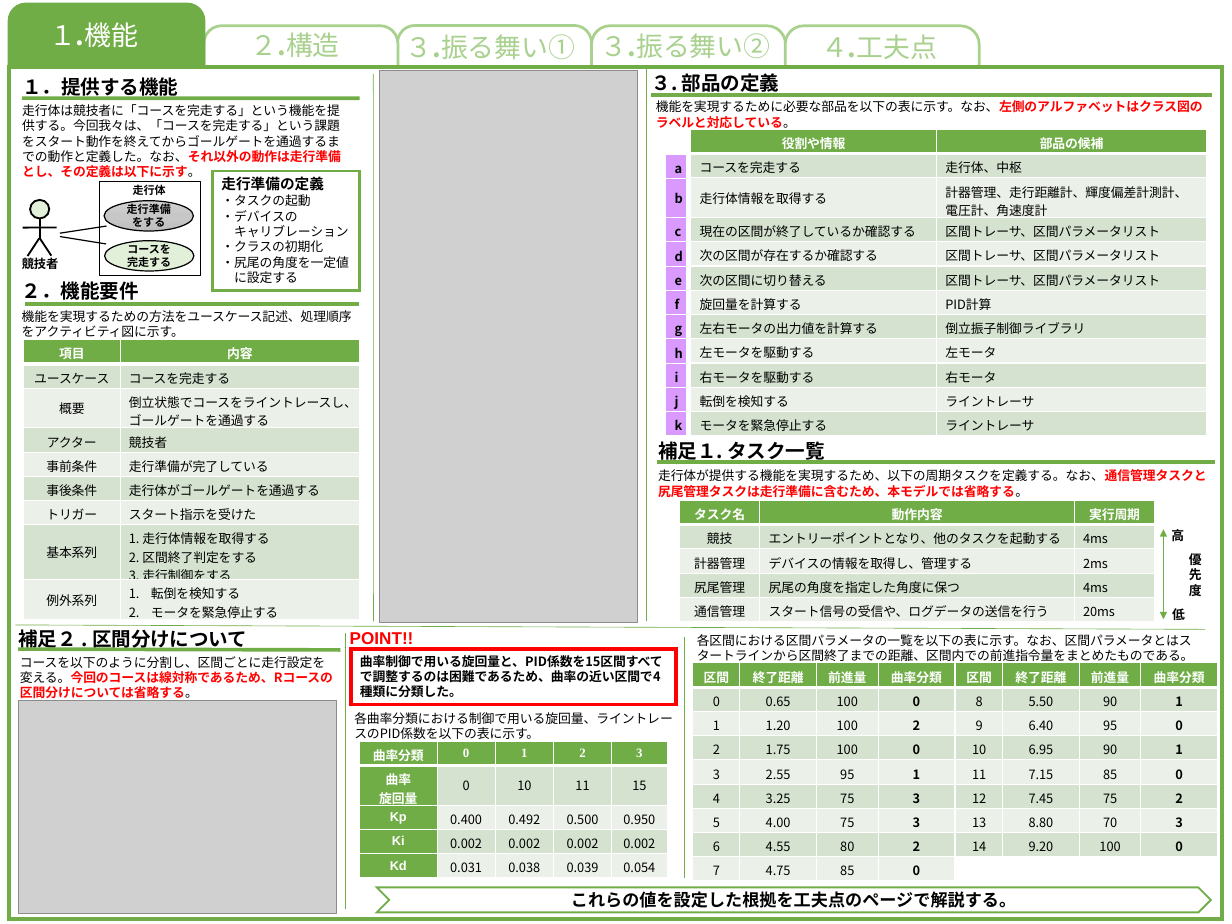
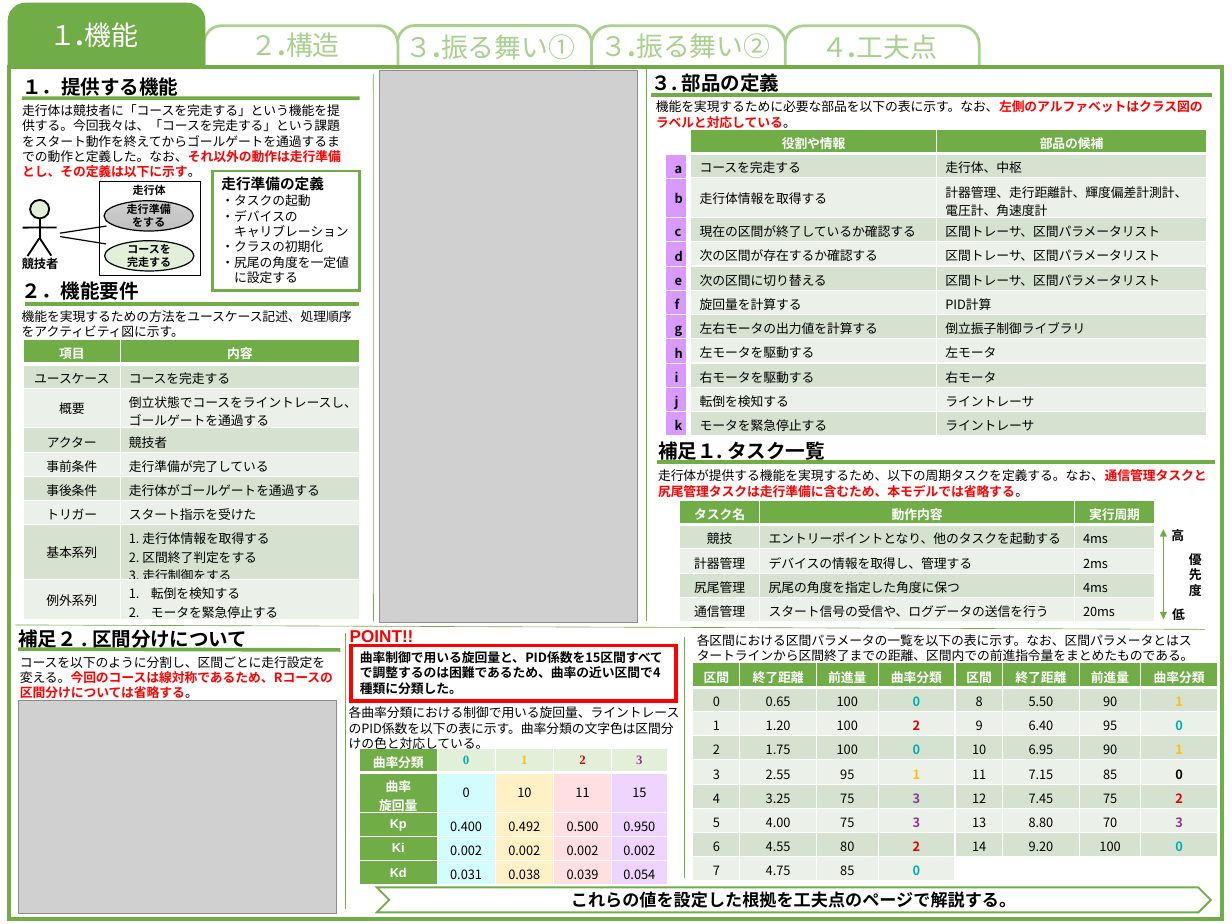
Before and after one commit to akita-lab-2019/model, a slide deck: slide 1 of 完成モデル/機能モデル.pptx. Drawn at 1232x924 pixels with LibreOffice and Linux fonts; fonts in the diff are those of the drawing; grey boxes stand for pictures. Boxes give left, top, right and bottom in pixels: in the first picture for what was removed or moved away, otherwise in the second. Text is boxed around its words. In the diff, an @@ line names an element or a change of style, - is before the commit and + after.

Commit message:
update: 補足２の表の色を変更

```diff
--- a/完成モデル/機能モデル.pptx
+++ b/完成モデル/機能モデル.pptx
@@ rectangle "曲率制御で用いる旋回量と、PID係数を15区間すべてで調整するのは困難であるため、曲率の近い区間で4種類に分類した。": place and size @@
-rectangle "曲率制御で用いる旋回量と、PID係数を15区間すべてで調整するのは困難であるため、曲率の近い区間で4種類に分類した。" at <box>351,649,676,705</box>
+rectangle "曲率制御で用いる旋回量と、PID係数を15区間すべてで調整するのは困難であるため、曲率の近い区間で4種類に分類した。" at <box>351,645,676,700</box>
@@ table at <box>693,663,955,881</box> @@
@@ text colour #000000 to #00ADBB in "0", "0", "0" @@
@@ text colour #000000 to #E10000 in "2", "2" @@
@@ text colour #000000 to #FEBF12 in "1" @@
@@ text colour #000000 to #94349B in "3", "3" @@
@@ table at <box>956,663,1218,856</box> @@
@@ text colour #000000 to #FEBF12 in "1", "1" @@
@@ text colour #000000 to #00ADBB in "0", "0" @@
@@ text colour #000000 to #E10000 in "2" @@
@@ text colour #000000 to #94349B in "3" @@
@@ text at <box>349,706,680,753</box>: text changed @@
-各曲率分類における制御で用いる旋回量、ライントレースのPID係数を以下の表に示す。
+各曲率分類における制御で用いる旋回量、ライントレースのPID係数を以下の表に示す。曲率分類の文字色は区間分けの色と対応している。
@@ table at <box>360,748,667,884</box> @@
@@ fill #70AD47 to #E2F0D9 in 4 cells @@
@@ fill #D5E3CF to #D3FCFF in 2 cells @@
@@ fill #D5E3CF to #FFF0C5 in 2 cells @@
@@ fill #D5E3CF to #FFDFDF in 2 cells @@
@@ fill #D5E3CF to #EFD4FE in 2 cells @@
@@ fill #EBF1E9 to #D3FCFF in 2 cells @@
@@ fill #EBF1E9 to #FFF0C5 in 2 cells @@
@@ fill #EBF1E9 to #FFDFDF in 2 cells @@
@@ fill #EBF1E9 to #EFD4FE in 2 cells @@
@@ text colour #FFFFFF to #00ADBB in "0" @@
@@ text colour #FFFFFF to #FEBF12 in "1" @@
@@ text colour #FFFFFF to #E10000 in "2" @@
@@ text colour #FFFFFF to #94349B in "3" @@
@@ table: place and size @@
-table at <box>360,741,667,877</box>
+table at <box>360,748,667,884</box>
```
